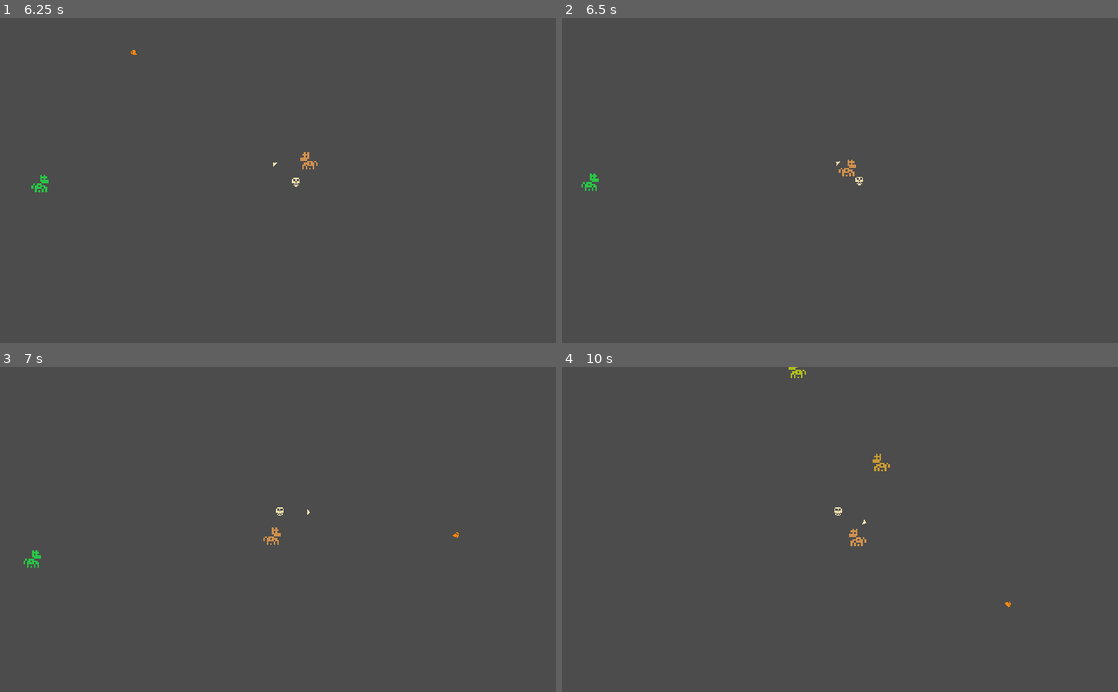
Above: before the commit, frames 1-4 (two rows, left to right).
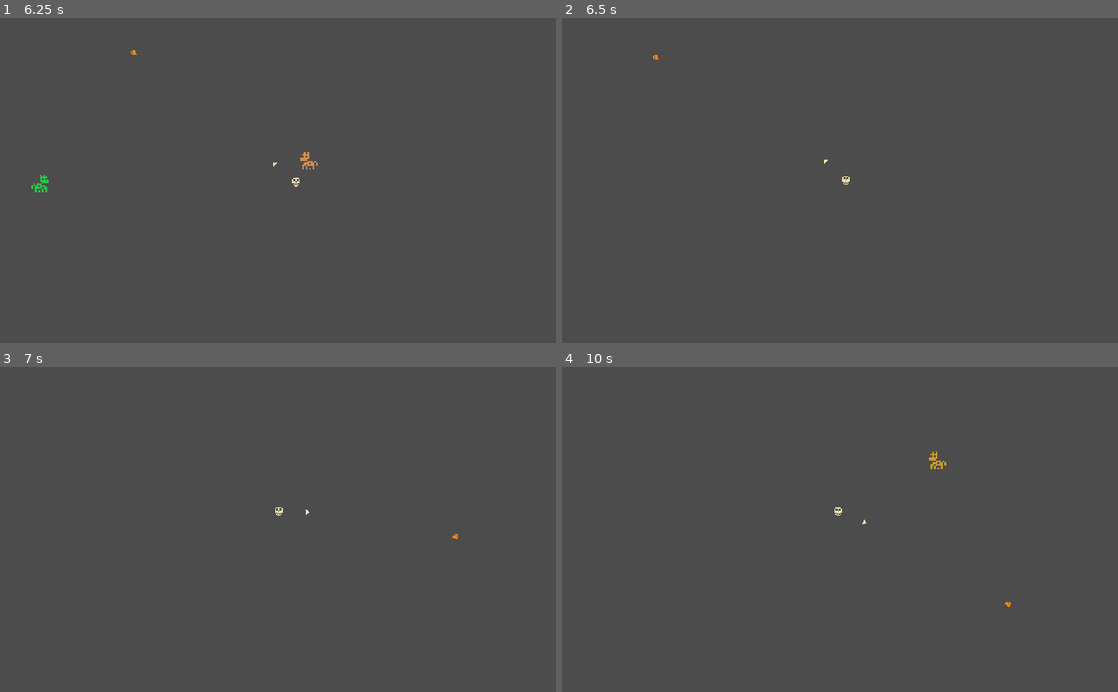
Above: after the commit, the same moments.

Repository: quiet-night-studio/redemption
Game: Godot game, scene res://scenes/Level.tscn
Same seed, same stepped clock (60 frames per second), same inputs: the game is played once before the commit and once after it.
Inputs (mouse positions are in pixels of both pictures, inside the frame that each line leads up to):
- Up to frame 1 (6.25 s): tap Enter at 0.5, 3.5 s; move the mouse to (400, 164) at 0.52 s; hold Right (ui_right) 0.53-1.28 s; click (400, 164) at 0.6 s; move the mouse to (166, 196) at 1.27 s; hold Down (ui_down) 1.28-2.03 s; click (166, 196) at 1.35 s; tap Space at 2, 5 s; move the mouse to (333, 109) at 2.02 s; hold Right (ui_right) 2.03-2.78 s; click (333, 109) at 2.1 s; move the mouse to (250, 245) at 2.77 s; hold Up (ui_up) 2.78-3.53 s; click (250, 245) at 2.85 s; move the mouse to (444, 229) at 3.52 s; hold Left (ui_left) 3.53-5.03 s; click (444, 229) at 3.6 s; move the mouse to (111, 131) at 4.27 s; click (111, 131) at 4.35 s; move the mouse to (305, 180) at 5.02 s; hold Down (ui_down) 5.03-5.78 s; click (305, 180) at 5.1 s; move the mouse to (194, 99) at 5.77 s; hold Right (ui_right) from 5.78 s (still down); click (194, 99) at 5.85 s
- Up to frame 2 (6.5 s): keep holding Right (ui_right)
- Up to frame 3 (7 s): move the mouse to (400, 513) at 6.52 s; release Right (ui_right) at 6.53 s; hold Up (ui_up) from 6.53 s (still down); click (400, 513) at 6.6 s
- Up to frame 4 (10 s): move the mouse to (728, 545) at 7.27 s; release Up (ui_up) at 7.28 s; hold Right (ui_right) 7.28-8.03 s; click (728, 545) at 7.35 s; move the mouse to (895, 458) at 8.02 s; hold Down (ui_down) 8.03-8.78 s; click (895, 458) at 8.1 s; move the mouse to (812, 594) at 8.77 s; hold Left (ui_left) 8.78-9.53 s; click (812, 594) at 8.85 s; move the mouse to (1006, 578) at 9.52 s; hold Up (ui_up) from 9.53 s (still down); click (1006, 578) at 9.6 s

Frame 1 is identical in both runs. In frame 2, 0.2% of the frame differs, in the area x 3-55%, y 11-54%; in frame 3, 0.2%; in frame 4, 0.3%, in the area x 40-70%, y 0-56%.

Commit message:
update player initial position

Diff:
--- a/scenes/Player.tscn
+++ b/scenes/Player.tscn
@@ -8,7 +8,7 @@
 extents = Vector2( 7, 8 )
 
 [sub_resource type="RectangleShape2D" id=2]
-extents = Vector2( 2.1875, 2.5 )
+extents = Vector2( 2.5, 2.8125 )
 
 [node name="Player" type="KinematicBody2D" groups=["player"]]
 script = ExtResource( 1 )
@@ -36,6 +36,7 @@
 smoothing_enabled = true
 
 [node name="CollisionShape2D" type="CollisionShape2D" parent="."]
+visible = false
 shape = SubResource( 1 )
 
 [node name="Area2D" type="Area2D" parent="."]
@@ -43,7 +44,7 @@
 scale = Vector2( 3.2, 3.2 )
 
 [node name="CollisionShape2D" type="CollisionShape2D" parent="Area2D"]
-position = Vector2( 5.2154e-07, 3.91155e-07 )
+position = Vector2( 4.28408e-07, 3.72528e-08 )
 scale = Vector2( 0.999999, 0.999999 )
 shape = SubResource( 2 )
 
